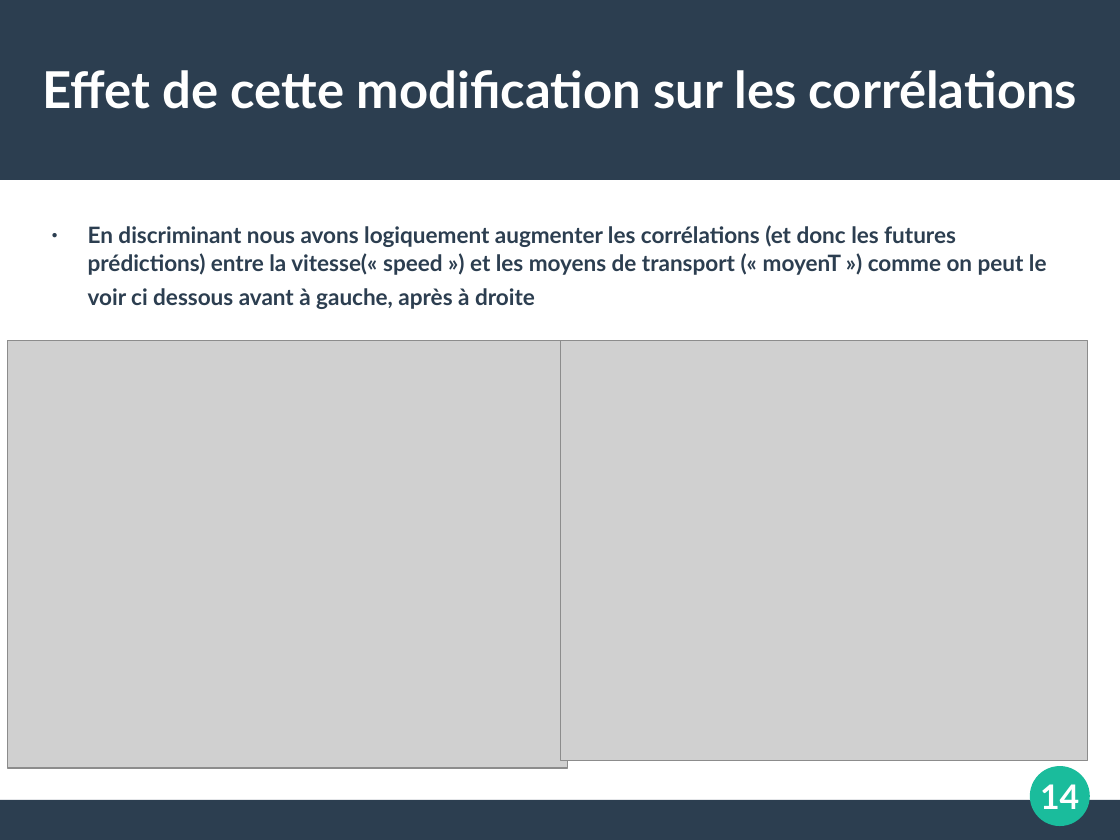
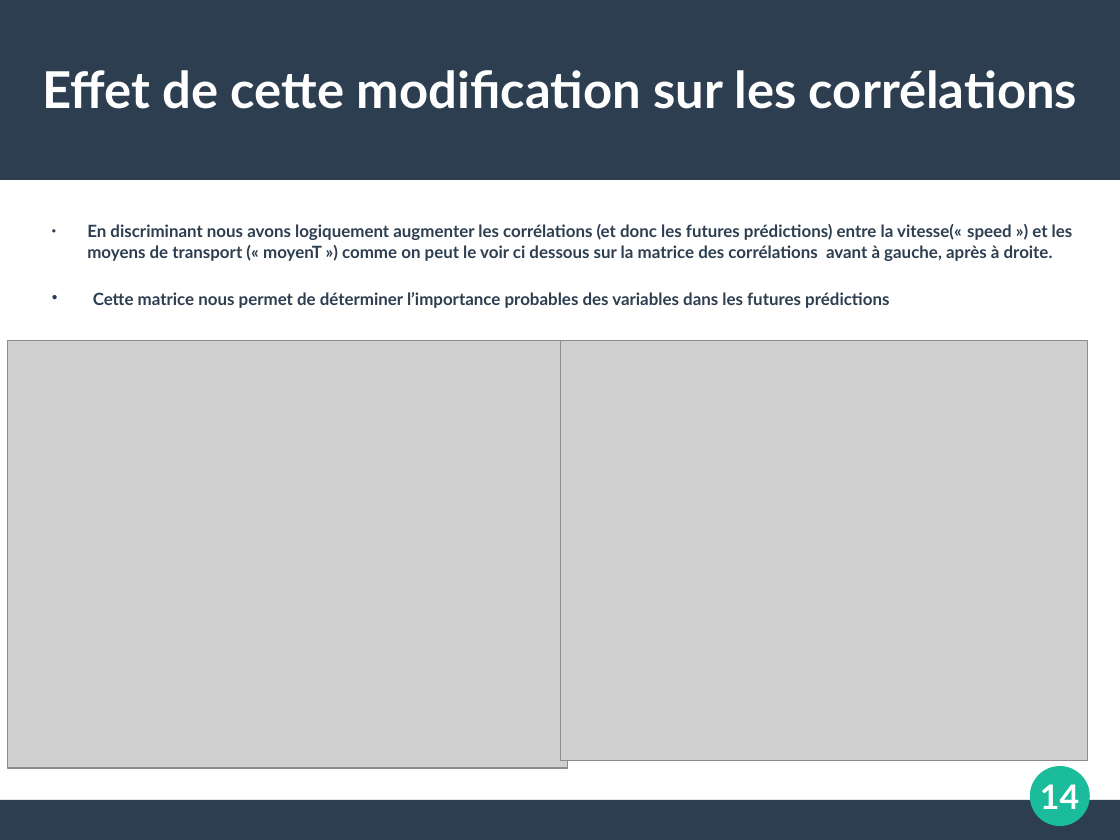
Before and after one commit to koper921/ProjetGps, a slide deck: slide 14 of Slide TER.ppt. Drawn at 1120x840 pixels with LibreOffice and Linux fonts; fonts in the diff are those of the drawing; grey boxes stand for pictures. Boxes give left, top, right and bottom in pixels: in the first picture for what was removed or moved away, otherwise in the second. Text is boxed around its words. In the diff, an @@ line names an element or a change of style, - is before the commit and + after.

Commit message:
ajout détection stop, moove dbscan+ modif sur slide

```diff
--- a/Slide TER.ppt
+++ b/Slide TER.ppt
@@ text at (87, 224, 1073, 308): text changed; size 16 to 12 pt @@
-● En discriminant nous avons logiquement augmenter les corrélations (et donc les futures prédictions) entre la vitesse(« speed ») et les moyens de transport (« moyenT ») comme on peut le voir ci dessous avant à gauche, après à droite
+● En discriminant nous avons logiquement augmenter les corrélations (et donc les futures prédictions) entre la vitesse(« speed ») et les moyens de transport (« moyenT ») comme on peut le voir ci dessous sur la matrice des corrélations avant à gauche, après à droite.
+● Cette matrice nous permet de déterminer l’importance probables des variables dans les futures prédictions
```
Also in this commit, not shown: 10 other slides changed, 5 slides added, 11 other files.
